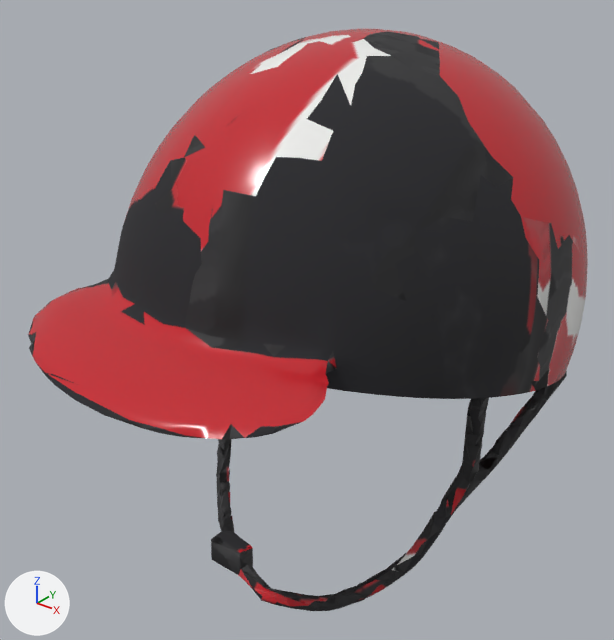
The glTF model priv/models/mu_bao_hiem_edits.glb as it was, and as the next commit left it.
Rendered twice from a camera (50 mm lens) standing at (0.228, -0.325, 0.087) and looking at (-0.011, -0.027, -0.098). Lighting does not change. The marker at lower left points along +X, +Y and +Z. The first picture is the older version. Vertices at exactly the same position are counted once.

The scene before the commit, as lines of its bpy script (objects in view):
```python
me_mu_bao_hiem_edits = bpy.data.meshes.new('mu_bao_hiem_edits')
me_mu_bao_hiem_edits.from_pydata(...)  # 2489 vertices, 4982 faces; spans x -0.108..0.108, y -0.167..0.128, z -0.239..0.038
me_mu_bao_hiem_edits.materials.append(mat_part_10)
ob_mu_bao_hiem_edits = bpy.data.objects.new('mu_bao_hiem_edits', me_mu_bao_hiem_edits)
ob_mu_bao_hiem_edits.location = (0.0, 0.0, 0.0)
```
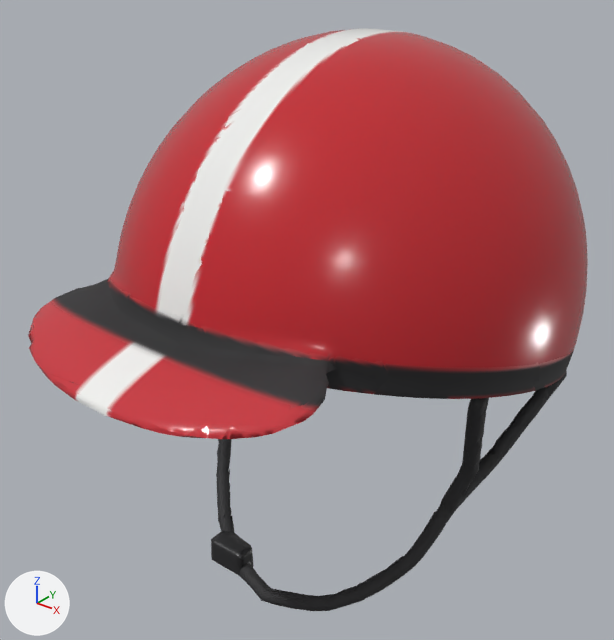
What differs and where, as boxes (x1, y1, x2, y2) in the pictures (614 x 640 px; the box of a moved part takes in the faces that stretch with it):
```json
{"part": 1, "of": "me_mu_bao_hiem_edits", "change": "moved or reshaped", "before": [28, 29, 588, 436], "after": [28, 29, 588, 436]}
{"part": 2, "of": "me_mu_bao_hiem_edits", "change": "moved or reshaped", "before": [212, 532, 270, 588], "after": [237, 546, 254, 567]}
{"part": 3, "of": "me_mu_bao_hiem_edits", "change": "deleted", "before": [329, 553, 406, 611]}
{"part": 4, "of": "me_mu_bao_hiem_edits", "change": "surface changed", "before": [29, 29, 582, 610], "after": [29, 29, 582, 610], "on screen": "black to red"}
```

Edits to the scene script, one JSON object a line:
```json
{"block": "me_mu_bao_hiem_edits", "where": "me_mu_bao_hiem_edits.from_pydata(...)  # 2489 vertices, 4982 faces; spans x -0.108..0.108, y -0.167..0.128, z -0.239..0.038"}
{"block": "me_mu_bao_hiem_edits", "where": "# used by ob_mu_bao_hiem_edits; location = (0.0, 0.0, 0.0)"}
{"block": "me_mu_bao_hiem_edits", "change": "me_mu_bao_hiem_edits part 1: 81 vertices moved from x -0.107..0.107, y -0.136..0.115, z -0.13..0.0 to x -0.107..0.108, y -0.136..0.115, z -0.13..0.001; 352 vertices removed from x -0.108..0.107, y -0.157..0.124, z -0.138..0.038; 356 vertices added at x -0.108..0.107, y -0.155..0.125, z -0.138..0.038"}
{"block": "me_mu_bao_hiem_edits", "change": "me_mu_bao_hiem_edits part 2: 6 vertices removed from x -0.041..-0.003, y -0.071..-0.062, z -0.235..-0.221; 4 vertices added at x -0.041..-0.019, y -0.064..-0.062, z -0.235..-0.222"}
{"block": "me_mu_bao_hiem_edits", "change": "me_mu_bao_hiem_edits part 3: 2 vertices removed from x 0.04..0.06, y -0.064..-0.037, z -0.228..-0.201"}
{"block": "me_mu_bao_hiem_edits", "change": "me_mu_bao_hiem_edits part 4: 3394 kept faces spanning x -0.107..0.108, y -0.167..0.128, z -0.239..0.038 get new texture (UV) coordinates"}
```
